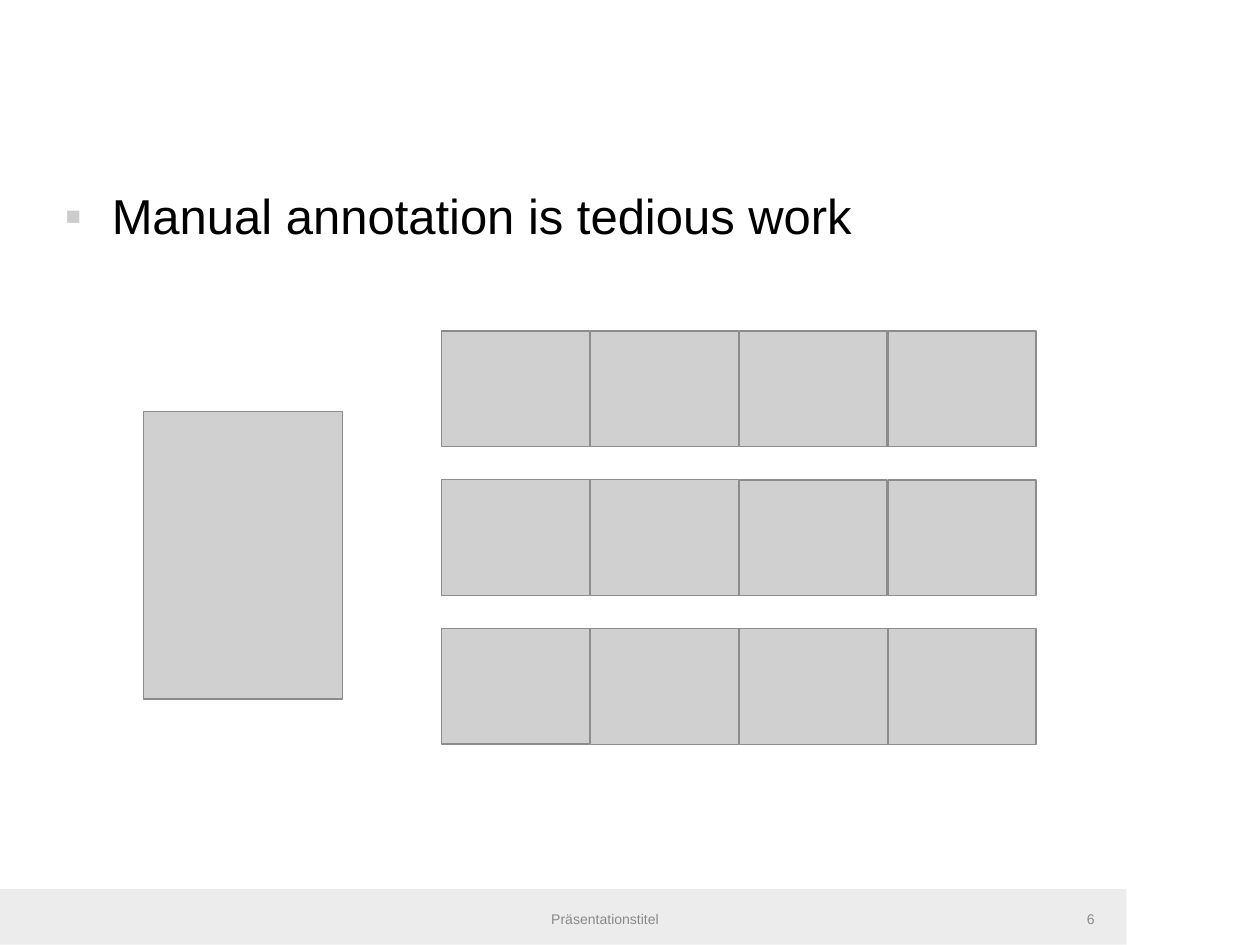
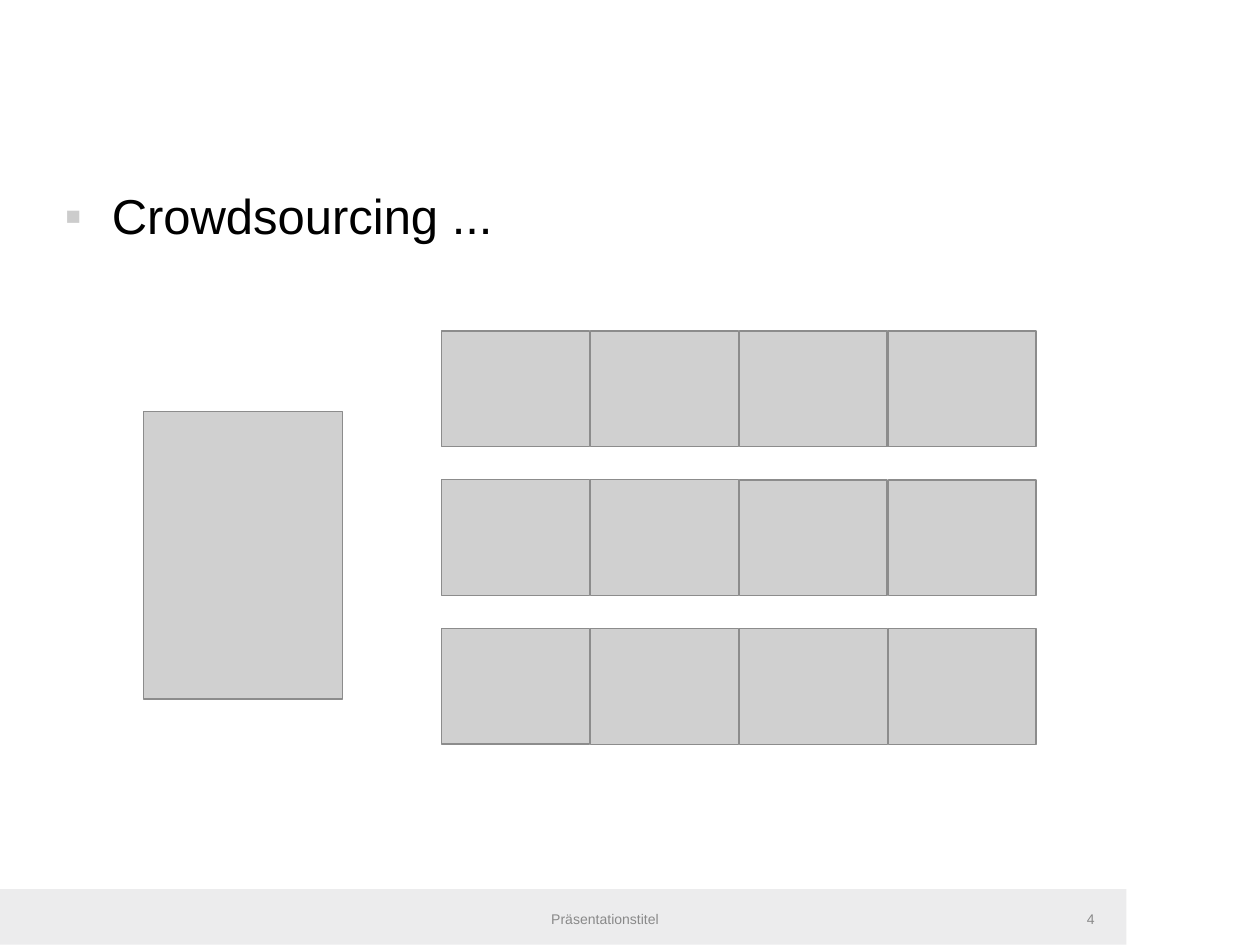
Before and after one commit to IllDepence/master_thesis, a slide deck: slide 4 of misc/bir_presentation/bir2019.odp (slide 6 before the commit). Drawn at 1260x945 pixels with LibreOffice and Linux fonts; fonts in the diff are those of the drawing; grey boxes stand for pictures; background and template pictures are left out. Boxes give left, top, right and bottom in pixels: in the first picture for what was removed or moved away, otherwise in the second. Text is boxed around its words. In the diff, an @@ line names an element or a change of style, - is before the commit and + after.

```diff
--- a/misc/bir_presentation/bir2019.odp
+++ b/misc/bir_presentation/bir2019.odp
@@ text at (112, 198, 438, 244): text changed @@
-▪ Manual annotation is tedious work
+▪ Crowdsourcing ...
@@ page number at (1087, 914, 1095, 924): text changed @@
-6
+4
```
Also in this commit, not shown: 19 other slides changed, 2 slides added, 12 slides removed, 6 other files.
